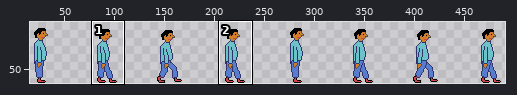
Edited in one commit: sprite sheet (src/img/me.png). The first picture is a wide view before the edit; the outline marks the close-up.
Close-up. The starting point:
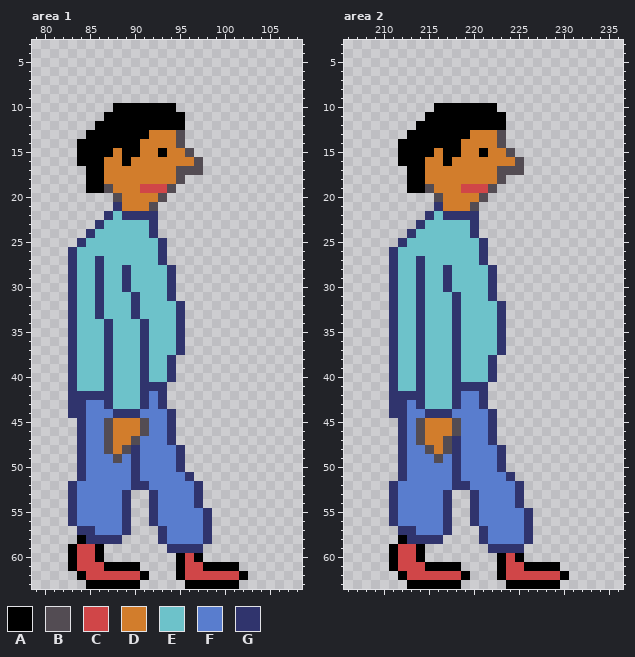
The file is 512x64 pixels. Colours within 5 levels of each other are drawn and written as one. Shown: area 1: x 79..108, y 3..63; area 2: x 206..236, y 3..63. The wide view leaves out empty margins. The commit also changed other parts of the picture, which this record leaves out.
Palette (. is transparent): A #000000  B #534c53  C #d04648  D #d27d2c  E #6dc2ca  F #597dce  G #30346d
After the commit:
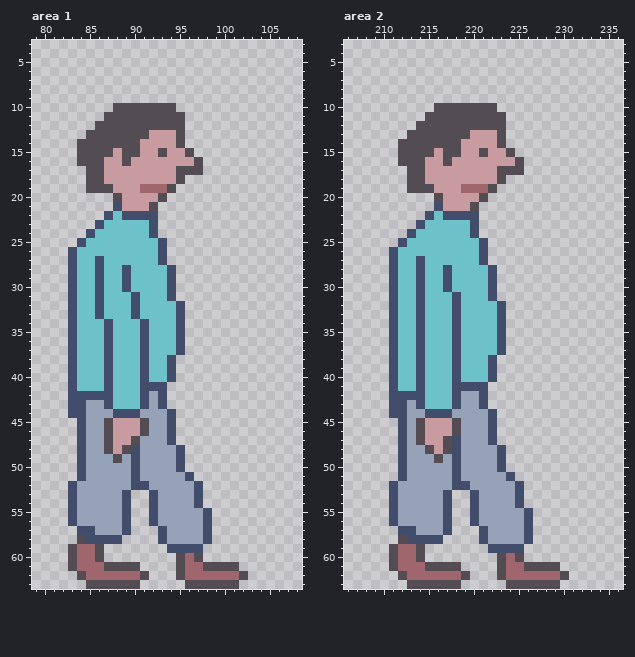
Difference:
@@ palette @@
-C #d04648
+C #a0666d
-D #d27d2c
+D #c79ba0
-F #597dce
+F #95a2b8
-G #30346d
+G #424c6b
--- area 1
@@ x 82..97 @@
  9 ................
-10 ......AAAAAAA...
-11 .....AAAAAAAAA..
-12 ....AAAAAAAAAA..
-13 ...AAAAAAADDDB..
-14 ..AAAAAAADDDDB..
-15 ..AAAADAADDADDB.
-16 ..AAADDADDDDDDDB
-17 ...AADDDDDDDDBBB
-18 ...AADDDDDDDDB..
-19 ...AABDDDCCCB...
+10 ......BBBBBBB...
+11 .....BBBBBBBBB..
+12 ....BBBBBBBBBB..
+13 ...BBBBBBBDDDB..
+14 ..BBBBBBBDDDDB..
+15 ..BBBBDBBDDBDDB.
+16 ..BBBDDBDDDDDDDB
+17 ...BBDDDDDDDDBBB
+18 ...BBDDDDDDDDB..
+19 ...BBBDDDCCCB...
 20 ......BDDDDB....
@@ x 79..108 @@
 57 .....GGFFFG...GFFFFG..........
-58 .....AGGGG....GFFFFG..........
-59 ....ACCA.......GGGG...........
-60 ....ACCA........ACA...........
-61 ....ACCCAAAA....ACCAAAA.......
-62 .....ACCCCCCA...ACCCCCCA......
-63 ......AAAAAA.....AAAAAA.......
+58 .....BGGGG....GFFFFG..........
+59 ....BCCB.......GGGG...........
+60 ....BCCB........BCB...........
+61 ....BCCCBBBB....BCCBBBB.......
+62 .....BCCCCCCB...BCCCCCCB......
+63 ......BBBBBB.....BBBBBB.......
--- area 2
@@ x 210..225 @@
  9 ................
-10 ......AAAAAAA...
-11 .....AAAAAAAAA..
-12 ....AAAAAAAAAA..
-13 ...AAAAAAADDDB..
-14 ..AAAAAAADDDDB..
-15 ..AAAADAADDADDB.
-16 ..AAADDADDDDDDDB
-17 ...AADDDDDDDDBBB
-18 ...AADDDDDDDDB..
-19 ...AABDDDCCCB...
+10 ......BBBBBBB...
+11 .....BBBBBBBBB..
+12 ....BBBBBBBBBB..
+13 ...BBBBBBBDDDB..
+14 ..BBBBBBBDDDDB..
+15 ..BBBBDBBDDBDDB.
+16 ..BBBDDBDDDDDDDB
+17 ...BBDDDDDDDDBBB
+18 ...BBDDDDDDDDB..
+19 ...BBBDDDCCCB...
 20 ......BDDDDB....
@@ x 206..236 @@
 57 ......GGFFFG...GFFFFG..........
-58 ......AGGGG....GFFFFG..........
-59 .....ACCA.......GGGG...........
-60 .....ACCA........ACA...........
-61 .....ACCCAAAA....ACCAAAA.......
-62 ......ACCCCCCA...ACCCCCCA......
-63 .......AAAAAA.....AAAAAA.......
+58 ......BGGGG....GFFFFG..........
+59 .....BCCB.......GGGG...........
+60 .....BCCB........BCB...........
+61 .....BCCCBBBB....BCCBBBB.......
+62 ......BCCCCCCB...BCCCCCCB......
+63 .......BBBBBB.....BBBBBB.......
Changed places in both close-ups, as pixel boxes (x1, y1, x2, y2):
changed: (68, 103, 248, 589)
changed: (389, 103, 569, 589)
